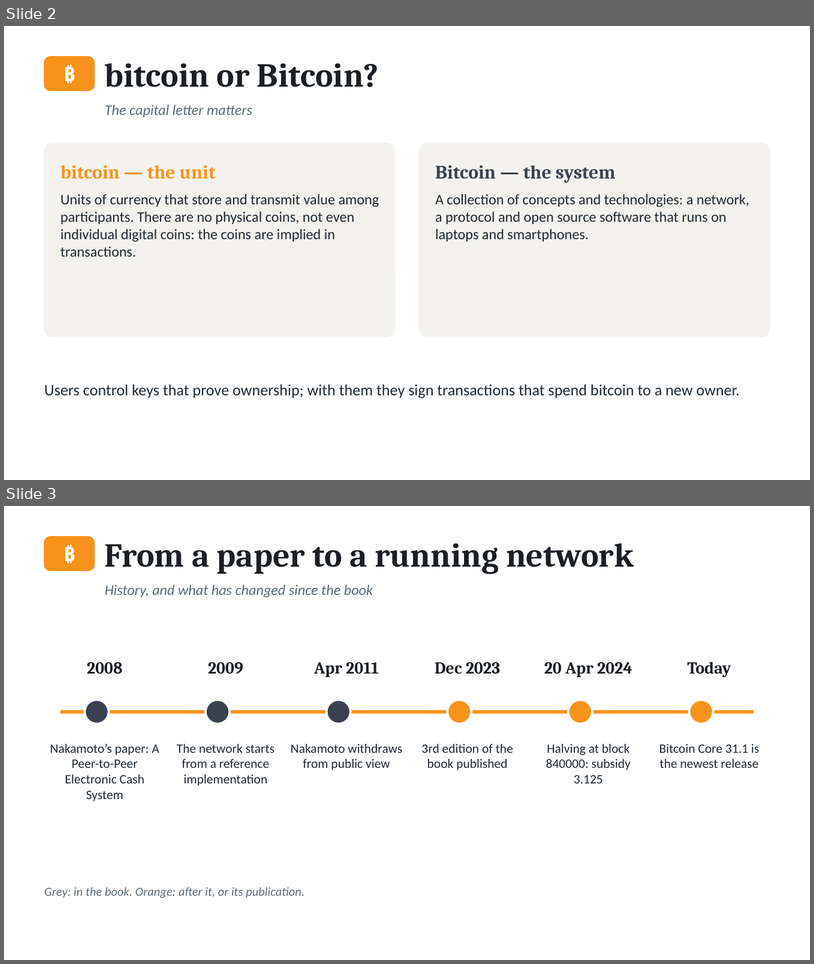
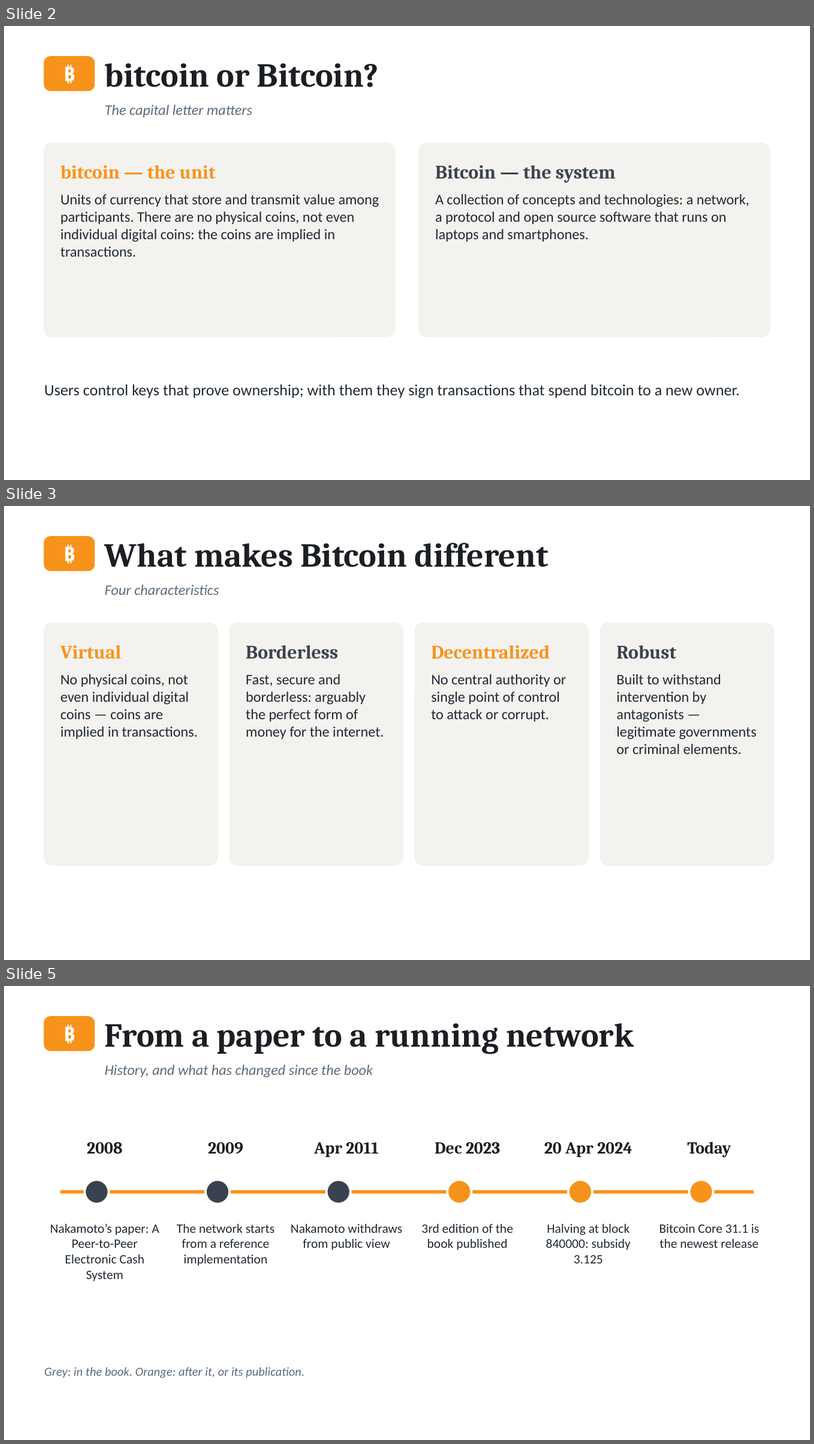
Before and after one commit to altunelyusuf/SEN0401, a slide deck: 03-materials/ch01/SEN0401_Ch01_Introduction_3e.pptx. Shown one above the other, each under a label of ours: slides 2 and 3 before the commit, slides 2, 3 and 5 after it; the slides between them are not shown. The pictures are 814x964 and 814x1444 pixels, drawn with LibreOffice and Linux fonts; fonts in the diff are those of the drawing. Boxes give left, top, right and bottom in pixels: in the first picture for what was removed or moved away, otherwise in the second. Text is boxed around its words. In the diff, an @@ line names an element or a change of style, - is before the commit and + after.

```diff
--- a/03-materials/ch01/SEN0401_Ch01_Introduction_3e.pptx
+++ b/03-materials/ch01/SEN0401_Ch01_Introduction_3e.pptx
@@ slide 3 added at box(4, 506, 810, 960), background #FFFFFF @@
@@ rounded rectangle added at box(44, 537, 95, 571), fill #F7931A, outline #F7931A 1 pt @@
@@ text added at box(44, 537, 95, 571), 18 pt, text #FFFFFF, bold @@
+₿
@@ text added at box(105, 543, 549, 567), 30 pt, text #1B1F24, bold @@
+What makes Bitcoin different
@@ text added at box(105, 585, 219, 595), 13 pt, text #5B6B7B, italic @@
+Four characteristics
@@ rounded rectangle added at box(44, 623, 218, 865), fill #F4F2EE, outline #F4F2EE 1 pt @@
@@ rounded rectangle added at box(230, 623, 403, 865), fill #F4F2EE, outline #F4F2EE 1 pt @@
@@ rounded rectangle added at box(415, 623, 588, 865), fill #F4F2EE, outline #F4F2EE 1 pt @@
@@ rounded rectangle added at box(601, 623, 774, 865), fill #F4F2EE, outline #F4F2EE 1 pt @@
@@ text added at box(60, 645, 122, 659), 17 pt, text #F7931A, bold @@
+Virtual
@@ text added at box(246, 645, 338, 659), 17 pt, text #3A4250, bold @@
+Borderless
@@ text added at box(431, 645, 550, 659), 17 pt, text #F7931A, bold @@
+Decentralized
@@ text added at box(617, 645, 677, 659), 17 pt, text #3A4250, bold @@
+Robust
@@ text added at box(60, 674, 198, 739), 13 pt, text #1F2933 @@
+No physical coins, not even individual digital coins — coins are implied in transactions.
@@ text added at box(246, 674, 384, 739), 13 pt, text #1F2933 @@
+Fast, secure and borderless: arguably the perfect form of money for the internet.
@@ text added at box(431, 674, 566, 721), 13 pt, text #1F2933 @@
+No central authority or single point of control to attack or corrupt.
@@ text added at box(617, 674, 757, 754), 13 pt, text #1F2933 @@
+Built to withstand intervention by antagonists — legitimate governments or criminal elements.
@@ what was slide 3 is now slide 5 @@
```
Also in this commit, not shown: 2 slides changed, 4 other slides added, 31 other files.
